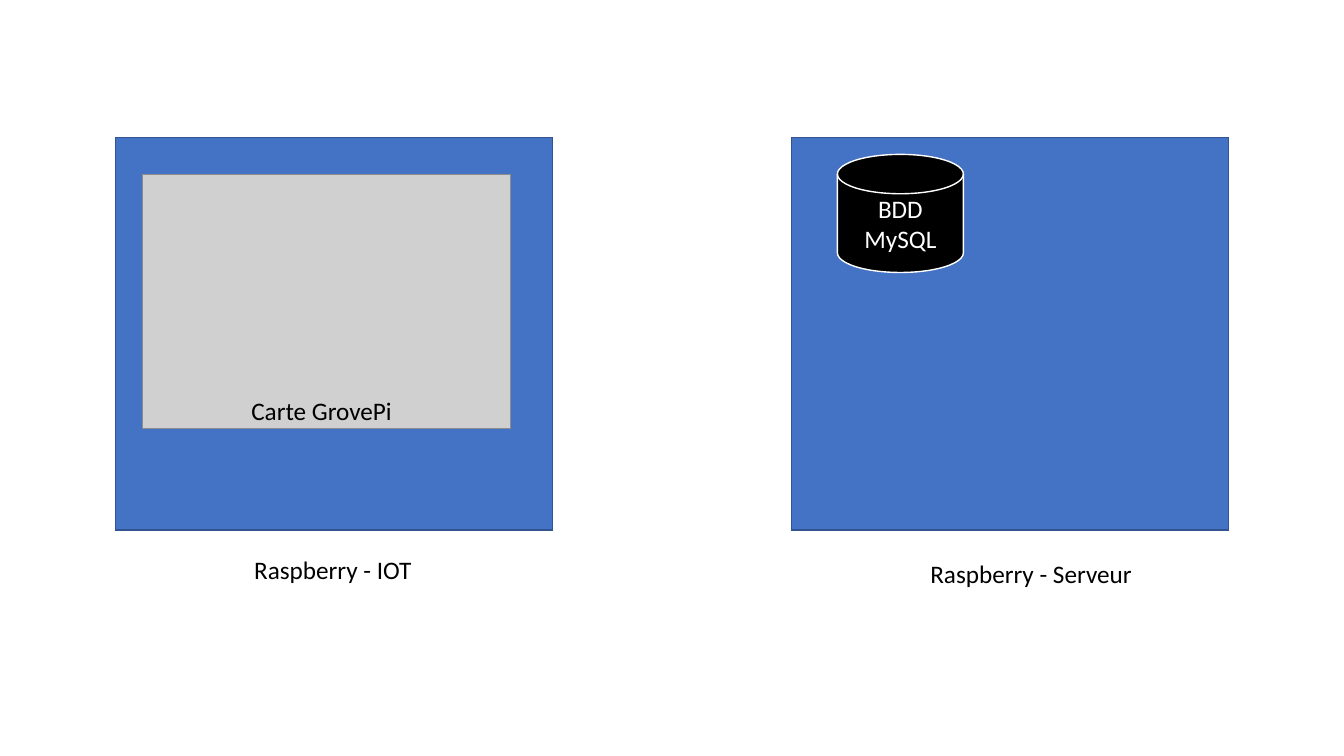
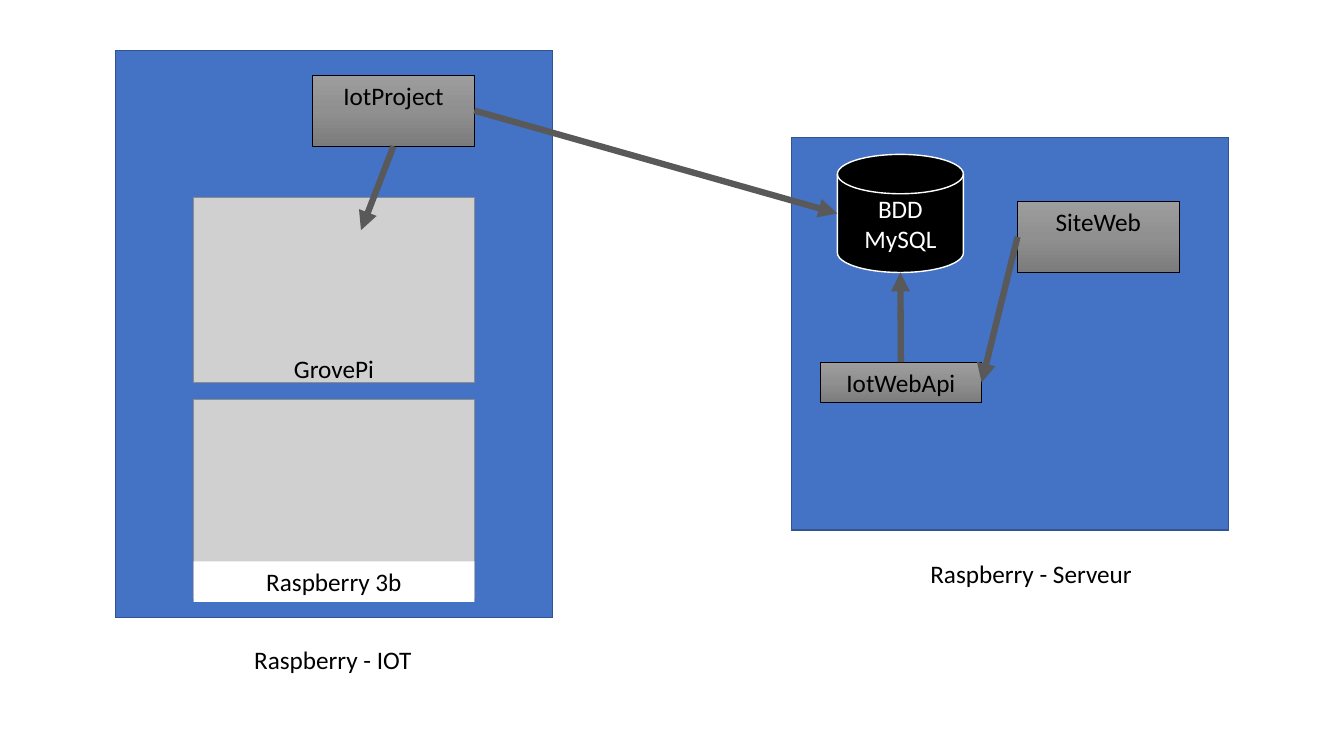
Before and after one commit to manu9576/IotProject, a slide deck: slide 2 of Docs/Synoptique.pptx (slide 1 before the commit). Drawn at 1344x756 pixels with LibreOffice and Linux fonts; fonts in the diff are those of the drawing; grey boxes stand for pictures. Boxes give left, top, right and bottom in pixels: in the first picture for what was removed or moved away, otherwise in the second. Text is boxed around its words. In the diff, an @@ line names an element or a change of style, - is before the commit and + after.

```diff
--- a/Docs/Synoptique.pptx
+++ b/Docs/Synoptique.pptx
@@ rectangle: place and size @@
-rectangle at (116, 137, 553, 530)
+rectangle at (116, 50, 553, 617)
@@ rectangle added at (313, 75, 474, 146), fill gradient #9D9D9D to #909090 to #7C7C7C, outline #000000 0.5 pt, 18 pt, text #000000 @@
+IotProject
@@ arrow added from (475, 111) to (838, 214), #595959 4.5 pt @@
@@ arrow added from (393, 146) to (361, 230), #595959 4.5 pt @@
@@ picture: place and size @@
-picture at (143, 174, 511, 429)
+picture at (194, 198, 475, 382)
@@ rectangle added at (1017, 202, 1179, 273), fill gradient #9D9D9D to #909090 to #7C7C7C, outline #000000 0.5 pt, 18 pt, text #000000 @@
+SiteWeb
@@ arrow added from (1017, 237) to (982, 382), #595959 4.5 pt @@
@@ arrow added from (901, 362) to (900, 272), #595959 4.5 pt @@
@@ text at (294, 360, 374, 384): text changed @@
-Carte GrovePi
+GrovePi
@@ rectangle added at (821, 362, 982, 402), fill gradient #9D9D9D to #909090 to #7C7C7C, outline #000000 0.5 pt, 18 pt, text #000000 @@
+IotWebApi
@@ picture added at (194, 399, 475, 598) @@
@@ rectangle added at (194, 562, 475, 602), fill #FFFFFF, 18 pt, text #000000 @@
+Raspberry 3b
@@ text "Raspberry - IOT": place and size @@
-text "Raspberry - IOT" at (254, 561, 412, 583)
+text "Raspberry - IOT" at (254, 651, 412, 673)
```
Also in this commit, not shown: 1 slide added.
